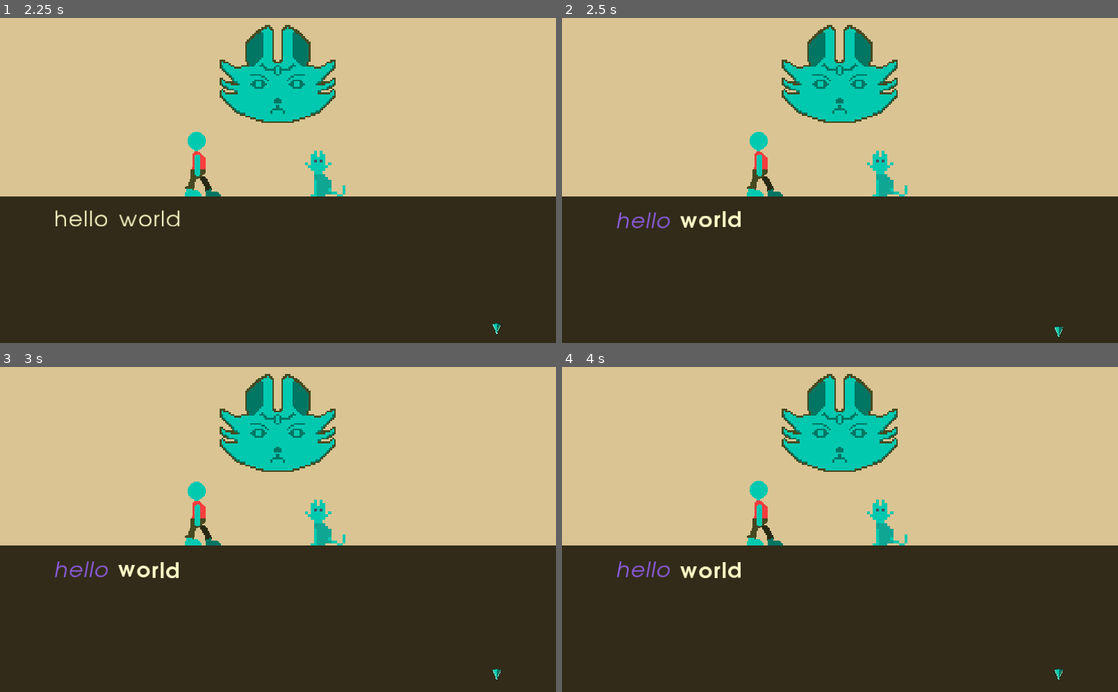
Above: before the commit, frames 1-4 (two rows, left to right).
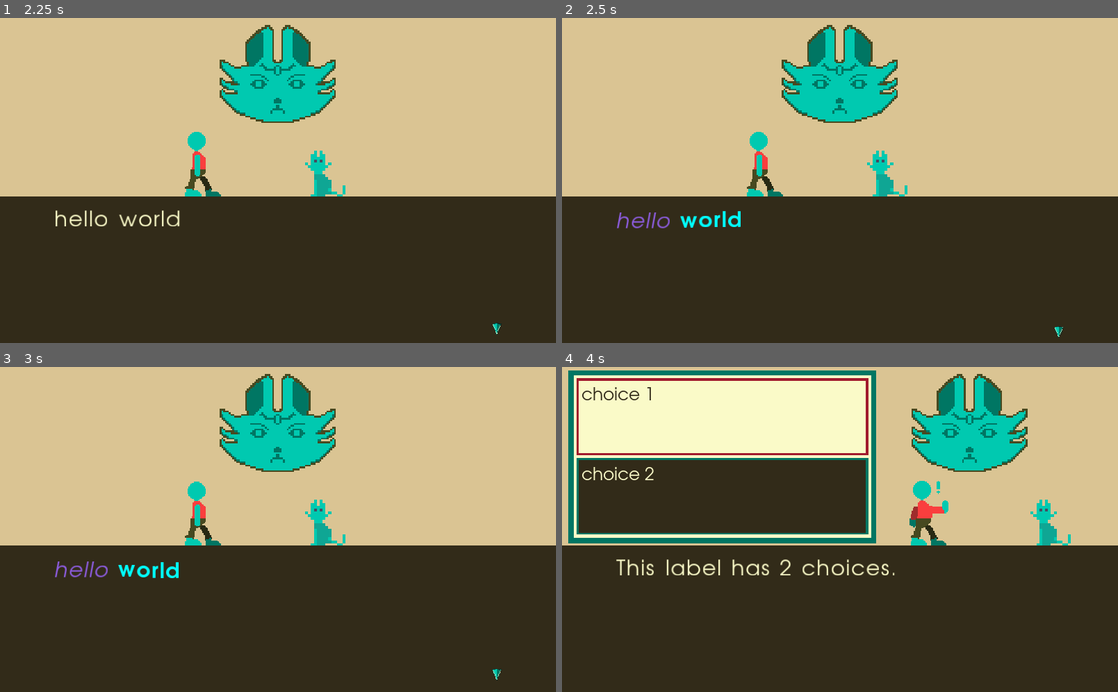
Above: after the commit, the same moments.

Repository: ayylol/ProjectTransitions
Game: Godot game, scene res://systems/Root.tscn
The game is run twice, just before and just after one commit, with the same random seed, the same clock (stepped at 60 frames per second) and the same inputs.
Inputs:
- Up to frame 1 (2.25 s): click "Adventure" at 0.5 s; click "Test Module" at 1.25 s; tap Enter (ui_accept) at 2 s; hold D (right) from 2.03 s (still down)
- Up to frame 2 (2.5 s): keep holding D (right); tap Enter (ui_accept) at 2.27 s
- Up to frame 3 (3 s): release D (right) at 2.78 s; hold S (down) from 2.78 s (still down)
- Up to frame 4 (4 s): tap Enter (ui_accept) at 3.02 s; release S (down) at 3.53 s; hold D (right) from 3.53 s (still down)

Frame 1 is identical in both runs. In frame 2, 0.3% of the frame differs, in the area x 21-33%, y 59-65%; in frame 3, 0.3%; in frame 4, 37%, in the area x 1-92%, y 1-97%.

Commit message:
documentation mostly done

Diff:
--- a/Module/Module.gd
+++ b/Module/Module.gd
@@ -71,7 +71,7 @@
 
 func start():
 	#GameState.load_game()
-	load_flags("flags")
+	load_flags("documentation_flags")
 	load_module("documentation")
 	update_menu(topic)
 
@@ -165,8 +165,11 @@
 	if "emotion" in input:
 		to_show["emotion"] = input["emotion"]
 
-func eval(command: String) -> bool:
+func eval(command) -> bool:
 	#Getting Variables to replace
+	if typeof(command) == TYPE_BOOL:
+		return command
+	assert(typeof(command) == TYPE_STRING, "expression must be string or boolean")
 	var parsed = command
 	var regex = RegEx.new()
 	regex.compile("{[A-Z]}[a-zA-Z0-9_]+")
--- a/content/documentation_commented.json
+++ b/content/documentation_commented.json
@@ -50,6 +50,8 @@
   // "emotion"      see [Character/Emotion]
   // "audio"        see [Audio]
 
+  // All features except "choices" are optional, labels will work without them
+
   // The following is an example of a label:
   "intro":
   {
@@ -82,37 +84,428 @@
     ]
   },
   // Text can be formatted through the use of bbcode to add things such as
-  // movement effects, and colors.
+  // movement effects, color, and bold or italic fonts.
+  // See: https://docs.godotengine.org/en/stable/tutorials/ui/bbcode_in_richtextlabel.html
+
+  // In the following label the word "hello" will be italicized and in a lilac
+  // color, while the word "world" will be bold, aqua-colored, and move in a
+  // wave-like pattern.
   "text_explained2":
   {
-    "text": "[color=#8E5DE2][i]hello[/i][/color] [wave][b]world[/b][/wave]",
-    "choices":
-    [
-      {
-        "text": "{next}",
-        "label": "text_explained2"
-      }
-    ]
-  }
+    "text": "[color=#8E5DE2][i]hello[/i][/color] [color=aqua][wave][b]world[/b][/wave][/color]",
+    "choices":
+    [
+      {
+        "text": "{next}",
+        "label": "choices_explained"
+      }
+    ]
+  },
 
   ///////////////
   // [Choices] //
   ///////////////
+  // The value corresponding to "choices" is an array of dictionaries.
+  // each entry contains at least a "label" which instructs the game,
+  // which label to display next if selected, and a "text" which instructs
+  // the game what to write for a given option. Like the text option, bbcode
+  // can be used to format the text.
+
+  // When reaching the following label two options will appear, one with the
+  // text "choice 1", and another with the text "choice 2". If the player
+  // chooses the first option they will be taken to the label "choices_explained_o1",
+  // and if they choose the second option they go to the "choices_explained_o2"
+  // label.
+  "choices_explained":
+  {
+    "text": "This label has 2 choices.",
+    "choices":
+    [
+      {
+        "text": "choice 1",
+        "label": "choices_explained_o1"
+      },
+      {
+        "text": "choice 2",
+        "label": "choices_explained_o2"
+      }
+    ]
+  },
+  "choices_explained_o1":
+  {
+    "text": "you picked choice 1!",
+    "choices":
+    [
+      {
+        "text": "{next}",
+        "label": "choices_explained2"
+      }
+    ]
+  },
+  "choices_explained_o2":
+  {
+    "text": "you picked choice 2!",
+    "choices":
+    [
+      {
+        "text": "{next}",
+        "label": "choices_explained2"
+      }
+    ]
+  },
+  // The text of an option can be changed to "{next}".
+  // When doing this an option box will not be displayed,
+  // instead a continue arrow will appear.
+  "choices_explained2":
+  {
+    "text": "No option box will show up.",
+    "choices":
+    [
+      {
+        "text": "{next}",
+        "label": "choices_explained3"
+      }
+    ]
+  },
+  // If there are multiple options with {next} as the text, the first will be used.
+  "choices_explained3":
+  {
+    "text": "multiple next choices, will go to the first",
+    "choices":
+    [
+      {
+        // This option will be the one selected
+        "text": "{next}",
+        "label": "choices_explained4"
+      },
+      {
+        // This option is ignored
+        "text": "{next}",
+        "label": "final_quiz"
+      }
+    ]
+  },
+  // If the text of an option is set to "{quiz}" 7 options will appear for the
+  // player to choose from. Their answer is then saved in the corresponding
+  // group and name, then the game will go to the label specified.
+  // quiz choice labels have special keys:
+  // "group" - group name for the quiz, used to access the quiz average
+  // "name" - question name, used for storing individual responses
+  // "reversed" - reverses the answers (if player picks 7 1 is stored, if they pick 1 7 is stored)
+  // group and name are required, while reversed defaults to false if not present.
+  "choices_explained4":
+  {
+    "text": "In quiz options 7 options will appear, and your response is saved.",
+    "choices":
+    [
+      {
+        "text": "{quiz}",
+        "group": "test_quiz", // group name must not contain any white-space
+        "name": "q1",         // if a quiz has the same group and name it will be overwritten with the new player-input
+        "reversed": false,     // Can be a boolean or a string corresponding to an expression
+        "label": "choices_explained5"
+      }
+    ]
+  },
+
+  // Expressions, and Flags
+  // The value of flag is an expression, which will be used to either
+  // show or hide options.
+  // literal json boolean values can be used, as well as strings
+  // corresponding to gdscript boolean expressions (with new syntax
+  // for accessing flag variables and quiz results).
+  "choices_explained5":
+  {
+    "text": "if a flag evaluates to false it will not be shown",
+    "choices":
+    [
+      // The flag of the first choice evaluates to true, thus
+      // it will be shown. The second choice will not be shown
+      // however because the value of its flag is false.
+      {
+        "text": "Only this choice appears",
+        "label": "choices_explained6",
+        "flag": true
+      },
+      {
+        "text": "This choice will not appear",
+        "label": "choices_explained6",
+        "flag": false
+      }
+    ]
+  },
+  // One can use gdscript expressions inside strings as the value for flag.
+  // When the game reaches this label the flags will be evaluated to see if
+  // they are true or false. Errors will default to false.
+  "choices_explained6":
+  {
+    "text": "gdscript expressions can be used in strings",
+    "choices":
+    [
+      {
+        "text": "2 is greater than 1 so this choice appears",
+        "label": "choices_explained7",
+        "flag": "2 > 1"
+      },
+      {
+        "text": "true and false is false so this choice will not appear",
+        "label": "choices_explained7",
+        "flag": "true and false"
+      }
+    ]
+  },
+  // Flags defined in the flags file can be used by putting "{F}" before their
+  // names within an expression.
+  "choices_explained7":
+  {
+    "text": "flags can be used in expressions",
+    "choices":
+    [
+      {
+        // Will display if flag1 is true
+        "text": "flag1 is true",
+        "label": "choices_explained8",
+        "flag": "{F}flag1"
+      },
+      {
+        // Will display if not flag1 is true
+        "text": "flag1 is false",
+        "label": "choices_explained8",
+        "flag": "not {F}flag1"
+      }
+    ]
+  },
+  // Quiz results can be used in expressions by putting "{Q}" before the
+  // group name of a quiz
+  "choices_explained8":
+  {
+    "text": "Quiz results can be used in expressions.",
+    "choices":
+    [
+      // {Q}test_quiz evaluates to the average of all the responses in the
+      // quiz group "test_quiz"
+      {
+        "text": "You answered below 4 in the test quiz.",
+        "label": "rep_explained",
+        "flag": "{Q}test_quiz < 4"
+      },
+      {
+        "text": "You answered 4 or above in the test quiz.",
+        "label": "rep_explained",
+        "flag": "{Q}test_quiz >= 4"
+      }
+    ]
+  },
+
+  // the label of a choice can also be the special value "{quiz}", which will
+  // initiate the final quiz.
+
+  // Note: this label is not connected to the previous label in this document,
+  // like all the others.
+  "final_quiz":
+  {
+    "text": "Next comes the final quiz.",
+    "choices":
+    [
+      {
+        "text": "{next}",
+        "label": "{quiz}"
+      }
+    ]
+  },
+
+  /////////////////////////
+  // [Character/Emotion] //
+  /////////////////////////
+
+  // The character and emotion keys change the representation of the character.
+  // The game will look for the file "resources/portraits/{character}/{emotion}.png",
+  // where {character} is the last valid value of "character", and {emotion} is
+  // the last valid value for "emotion".
+  "rep_explained":
+  {
+    // This will change the portrait to the file "resources/portraits/pompom/dwayne.png"
+    "character": "pompom",
+    "emotion": "dwayne",
+    "text": "The portrait of the character can be changed",
+    "choices":
+    [
+      {
+        "text": "{next}",
+        "label": "rep_explained2"
+      }
+    ]
+  },
+  // Since the game uses the last valid value of character and emotion, one can
+  // change just one of those values to get a new portrait.
+  "rep_explained2":
+  {
+    // Here we look for pompom's angry portrait. we do not need to say what
+    // character we are looking for again because that was previously defined.
+    "emotion": "angry",
+    "text": "We now change the portrait without defining the character again",
+    "choices":
+    [
+      {
+        "text": "{next}",
+        "label": "audio_explained"
+      }
+    ]
+  },
+
+  /////////////
+  // [Audio] //
+  /////////////
+
+  // Audio can be played through the use of the "audio" key. The game will play
+  // the file at "resources/audio/{module_name}/{audio_name}.ogg", where
+  // "module_name" is the part before "_content.json" on the file name of the
+  // current module loaded, and "audio_name" is the value corresponding to the
+  // "audio" key.
+  "audio_explained":
+  {
+    // The file at "resources/audio/documentation/test_audio.ogg" will be played.
+    "audio": "test_audio",
+    "text": "This label will play audio.",
+    "choices":
+    [
+      {
+        "text": "{next}",
+        "label": "conditional_explained"
+      }
+    ]
+  },
 
   ///////////////////
   // [Conditional] //
   ///////////////////
 
+  // The value of the conditional key can be used to change what is displayed
+  // given an expression.
+  // the text, audio, character, and emotion can be altered within the conditional
+  "conditional_explained":
+  {
+    "text": "This is the default text",
+    "conditional":
+    {
+      // The expression on the key will be evaluated, if it is true
+      // then the values in the corresponding dictionary will be used.
+      "true":
+      {
+        // Every key here is optional. Put whatever needs to be changed out of
+        // the available options.
+        "text": "The condition in conditional is true, so the text is changed",
+        "emotion": "happy"
+      }
+    },
+    "choices":
+    [
+      {
+        "text": "{next}",
+        "label": "conditional_explained2"
+      }
+    ]
+  },
+  // conditionals act as a stack of if-elseif statements. The first conditional that evaluates to true
+  // will be used and the rest will be ignored
+  "conditional_explained2":
+  {
+    "text": "this is the default text",
+    "conditional":
+    {
+      "{Q}test_quiz < 3":
+      {
+        "text": "your answer was less than 3 on the quiz"
+      },
+      "{Q}test_quiz < 5":
+      {
+        "text": "your answer was less than 5 on the quiz"
+      },
+      "{Q}test_quiz <= 7":
+      {
+        "text": "your answer was less than or equal to 7 on the quiz"
+      },
+      "true":
+      {
+        "text": "this condition is never checked because the quiz result must be less than or equal to 7"
+      }
+    },
+    "choices":
+    [
+      {
+        "text": "{next}",
+        "label": "effect_explained"
+      }
+    ]
+  },
+
   //////////////
   // [Effect] //
   //////////////
 
-  /////////////////////////
-  // [Character/Emotion] //
-  /////////////////////////
-
-  /////////////
-  // [Audio] //
-  /////////////
-
+  // The effect flag can be used to change the saved value of flags defined in
+  // the flag file.
+  // Note: only boolean flags can be changed through effect, expression flags
+  // will not change
+  "effect_explained":
+  {
+    "text": "flag1 is changed to false",
+    "choices":
+    [
+      {
+        "text": "{next}",
+        "label": "effect_explained2"
+      }
+    ],
+    "effect":
+    {
+      // NOTE: the flag name itself is used, do not put {F} before the flag
+      "flag1": false
+    }
+  },
+  "effect_explained2":
+  {
+    "text": "default text",
+    "conditional":
+    {
+      "not {F}flag1":
+      {
+        "text":"flag1 is now not true"
+      }
+    },
+    "choices":
+    [
+      {
+        "text": "{next}",
+        "label": "effect explained3"
+      }
+    ],
+    "effect":
+    {
+      // Expressions can also be used as the value to change to
+      "flag2": "{Q}test_quiz > 3"
+    }
+  },
+  "effect_explained2":
+  {
+    "text": "default text",
+    "conditional":
+    {
+      "{F}flag2":
+      {
+        "text":"flag2 is true, which means test_quiz was greater than 3"
+      },
+      "not {F}flag2":
+      {
+        "text":"flag2 is not true, which means test_quiz was less than or equal to 3"
+      }
+    },
+    "choices":
+    [
+      {
+        "text": "{next}",
+        "label": "final_quiz"
+      }
+    ]
+  }
 }
--- a/content/documentation_content.json
+++ b/content/documentation_content.json
@@ -23,12 +23,313 @@
   },
   "text_explained2":
   {
-    "text": "[color=#8E5DE2][i]hello[/i][/color] [wave][b]world[/b][/wave]",
-    "choices":
-    [
-      {
-        "text": "{next}",
-        "label": "text_explained2"
+    "text": "[color=#8E5DE2][i]hello[/i][/color] [color=aqua][wave][b]world[/b][/wave][/color]",
+    "choices":
+    [
+      {
+        "text": "{next}",
+        "label": "choices_explained"
+      }
+    ]
+  },
+  "choices_explained":
+  {
+    "text": "This label has 2 choices.",
+    "choices":
+    [
+      {
+        "text": "choice 1",
+        "label": "choices_explained_o1"
+      },
+      {
+        "text": "choice 2",
+        "label": "choices_explained_o2"
+      }
+    ]
+  },
+  "choices_explained_o1":
+  {
+    "text": "you picked choice 1!",
+    "choices":
+    [
+      {
+        "text": "{next}",
+        "label": "choices_explained2"
+      }
+    ]
+  },
+  "choices_explained_o2":
+  {
+    "text": "you picked choice 2!",
+    "choices":
+    [
+      {
+        "text": "{next}",
+        "label": "choices_explained2"
+      }
+    ]
+  },
+  "choices_explained2":
+  {
+    "text": "No option box will show up.",
+    "choices":
+    [
+      {
+        "text": "{next}",
+        "label": "choices_explained3"
+      }
+    ]
+  },
+  "choices_explained3":
+  {
+    "text": "multiple next choices, will go to the first",
+    "choices":
+    [
+      {
+        "text": "{next}",
+        "label": "choices_explained4"
+      },
+      {
+        "text": "{next}",
+        "label": "final_quiz"
+      }
+    ]
+  },
+  "choices_explained4":
+  {
+    "text": "In quiz options 7 options will appear, and your response is saved.",
+    "choices":
+    [
+      {
+        "text": "{quiz}",
+        "group": "test_quiz",
+        "name": "q1",
+        "reversed": false,
+        "label": "choices_explained5"
+      }
+    ]
+  },
+  "choices_explained5":
+  {
+    "text": "if a flag evaluates to false it will not be shown",
+    "choices":
+    [
+      {
+        "text": "Only this choice appears",
+        "label": "choices_explained6",
+        "flag": true
+      },
+      {
+        "text": "This choice will not appear",
+        "label": "choices_explained6",
+        "flag": false
+      }
+    ]
+  },
+  "choices_explained6":
+  {
+    "text": "gdscript expressions can be used in strings",
+    "choices":
+    [
+      {
+        "text": "2 is greater than 1 so this choice appears",
+        "label": "choices_explained7",
+        "flag": "2 > 1"
+      },
+      {
+        "text": "true and false is false so this choice will not appear",
+        "label": "choices_explained7",
+        "flag": "true and false"
+      }
+    ]
+  },
+  "choices_explained7":
+  {
+    "text": "flags can be used in expressions",
+    "choices":
+    [
+      {
+        "text": "flag1 is true",
+        "label": "choices_explained8",
+        "flag": "{F}flag1"
+      },
+      {
+        "text": "flag1 is false",
+        "label": "choices_explained8",
+        "flag": "not {F}flag1"
+      }
+    ]
+  },
+  "choices_explained8":
+  {
+    "text": "Quiz results can be used in expressions.",
+    "choices":
+    [
+      {
+        "text": "You answered below 4 in the test quiz.",
+        "label": "rep_explained",
+        "flag": "{Q}test_quiz < 4"
+      },
+      {
+        "text": "You answered 4 or above in the test quiz.",
+        "label": "rep_explained",
+        "flag": "{Q}test_quiz >= 4"
+      }
+    ]
+  },
+  "final_quiz":
+  {
+    "text": "Next comes the final quiz.",
+    "choices":
+    [
+      {
+        "text": "{next}",
+        "label": "{quiz}"
+      }
+    ]
+  },
+  "rep_explained":
+  {
+    "character": "pompom",
+    "emotion": "dwayne",
+    "text": "The portrait of the character can be changed",
+    "choices":
+    [
+      {
+        "text": "{next}",
+        "label": "rep_explained2"
+      }
+    ]
+  },
+  "rep_explained2":
+  {
+    "emotion": "angry",
+    "text": "We now change the portrait without defining the character again",
+    "choices":
+    [
+      {
+        "text": "{next}",
+        "label": "audio_explained"
+      }
+    ]
+  },
+  "audio_explained":
+  {
+    "audio": "test_audio",
+    "text": "This label will play audio.",
+    "choices":
+    [
+      {
+        "text": "{next}",
+        "label": "conditional_explained"
+      }
+    ]
+  },
+  "conditional_explained":
+  {
+    "text": "This is the default text",
+    "conditional":
+    {
+      "true":
+      {
+        "text": "The condition in conditional is true, so the text is changed",
+        "emotion": "happy"
+      }
+    },
+    "choices":
+    [
+      {
+        "text": "{next}",
+        "label": "conditional_explained2"
+      }
+    ]
+  },
+  "conditional_explained2":
+  {
+    "text": "this is the default text",
+    "conditional":
+    {
+      "{Q}test_quiz < 3":
+      {
+        "text": "your answer was less than 3 on the quiz"
+      },
+      "{Q}test_quiz < 5":
+      {
+        "text": "your answer was less than 5 on the quiz"
+      },
+      "{Q}test_quiz <= 7":
+      {
+        "text": "your answer was less than or equal to 7 on the quiz"
+      },
+      "true":
+      {
+        "text": "this condition is never checked because the quiz result must be less than or equal to 7"
+      }
+    },
+    "choices":
+    [
+      {
+        "text": "{next}",
+        "label": "effect_explained"
+      }
+    ]
+  },
+  "effect_explained":
+  {
+    "text": "flag1 is changed to false",
+    "choices":
+    [
+      {
+        "text": "{next}",
+        "label": "effect_explained2"
+      }
+    ],
+    "effect":
+    {
+      "flag1": false
+    }
+  },
+  "effect_explained2":
+  {
+    "text": "default text",
+    "conditional":
+    {
+      "not {F}flag1":
+      {
+        "text":"flag1 is now not true"
+      }
+    },
+    "choices":
+    [
+      {
+        "text": "{next}",
+        "label": "effect explained3"
+      }
+    ],
+    "effect":
+    {
+      "flag2": "{Q}test_quiz > 3"
+    }
+  },
+  "effect_explained2":
+  {
+    "text": "default text",
+    "conditional":
+    {
+      "{F}flag2":
+      {
+        "text":"flag2 is true, which means test_quiz was greater than 3"
+      },
+      "not {F}flag2":
+      {
+        "text":"flag2 is not true, which means test_quiz was less than or equal to 3"
+      }
+    },
+    "choices":
+    [
+      {
+        "text": "{next}",
+        "label": "final_quiz"
       }
     ]
   }
--- /dev/null
+++ b/content/documentation_flags.json
@@ -0,0 +1,4 @@
+{
+  "flag1": true,
+  "flag2": false
+}
--- /dev/null
+++ b/content/documentation_flags_commented.json
@@ -0,0 +1,14 @@
+{
+  // flags must have a name and a value corresponding to them
+
+  // If a flag has a boolean value they can be changed through the effect key
+  // within a label in a module
+  "flag1": true,
+  "flag2": false
+
+  // A flag can also be a gdscript expression. see Expressions, and Flags under
+  // [Choices] in the documentation_content_commented.json document
+  // Expression flags will be evaluated when they are referenced
+  // These flags cannot be changed through the effect key in a label
+  "expression_flag": "{F}flag1 and {F}flag2"
+}
--- a/systems/Database.gd
+++ b/systems/Database.gd
@@ -8,5 +8,4 @@
 	var text = file.get_as_text()
 	var content = parse_json(text)
 	file.close()
-	print(content)
 	return content
Not shown, added: resources/audio/resources/test_audio.ogg.import
Not shown, removed: resources/audio/test/intro.ogg.import
Not shown, added: resources/audio/resources/test_audio.ogg
